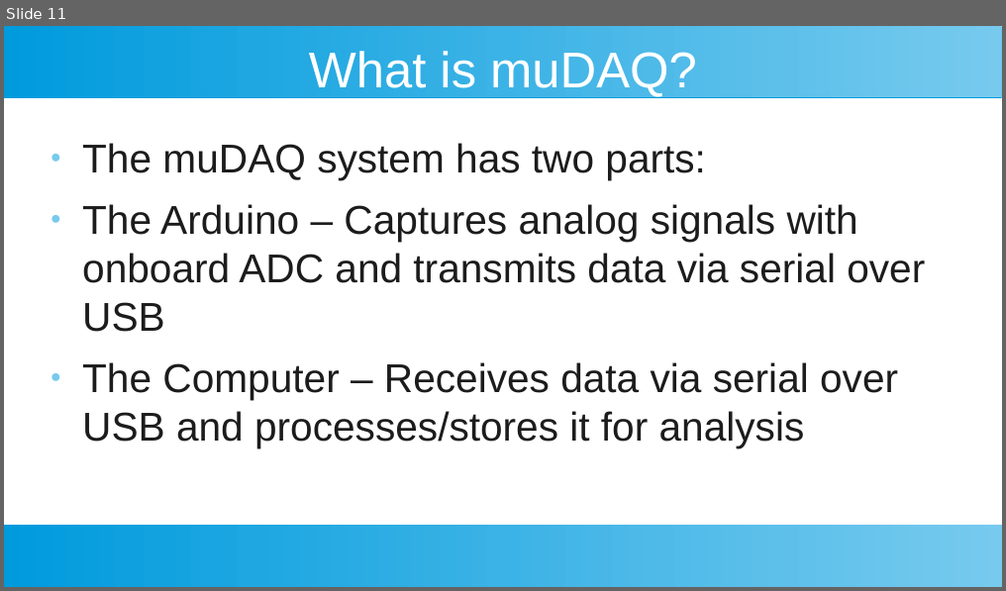
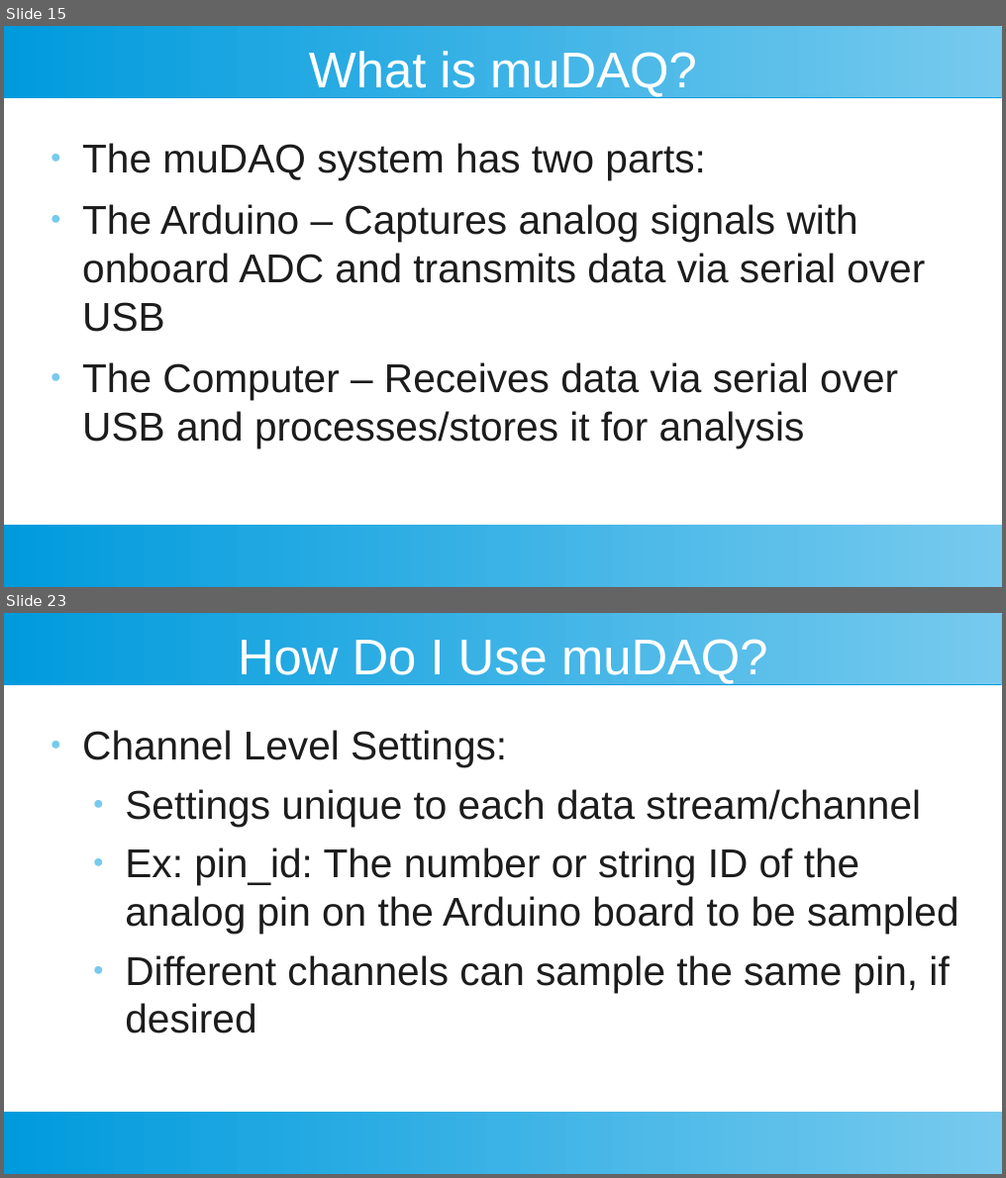
Before and after one commit to StellarRemnants/muDAQ, a slide deck: Presentation_2022-10-07.odp. Shown one above the other, each under a label of ours: slide 11 before the commit, slides 15 and 23 after it; the slides between them are not shown. The pictures are 1006x591 and 1006x1178 pixels, drawn with LibreOffice and Linux fonts; fonts in the diff are those of the drawing. Boxes give left, top, right and bottom in pixels: in the first picture for what was removed or moved away, otherwise in the second. Text is boxed around its words. In the diff, an @@ line names an element or a change of style, - is before the commit and + after.

```diff
--- a/Presentation_2022-10-07.odp
+++ b/Presentation_2022-10-07.odp
@@ slide 23 added at (x1=4, y1=613, x2=1002, y2=1174), background #FFFFFF; not listed: 2 template elements that a slide beside it also shows @@
@@ title added at (x1=238, y1=639, x2=768, y2=684), 40 pt, text #FFFFFF @@
+How Do I Use muDAQ?
@@ text added at (x1=82, y1=730, x2=959, y2=1034), 32 pt, text #1C1C1C @@
+● Channel Level Settings:
+  ● Settings unique to each data stream/channel
+  ● Ex: pin_id: The number or string ID of the analog pin on the Arduino board to be sampled
+  ● Different channels can sample the same pin, if desired
@@ what was slide 11 is now slide 15 @@
```
Also in this commit, not shown: 11 slides changed, 8 other slides added, 4 other files.
